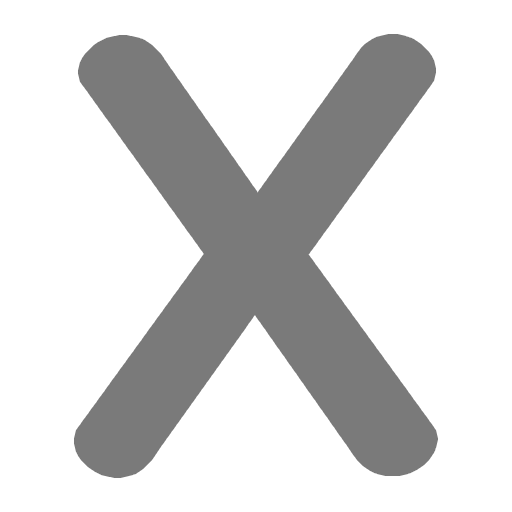
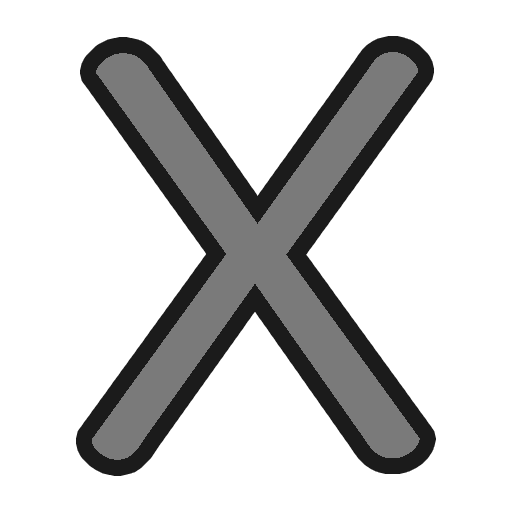
Layer changes from the first 512 x 512 image to the second:
pixels changed over [74, 34, 438, 478] (layer not identified)
